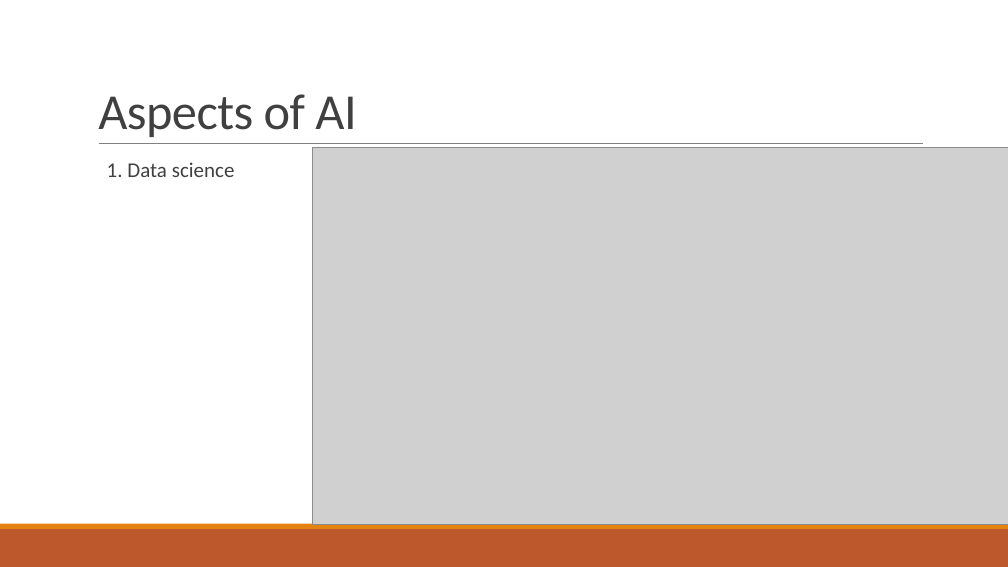
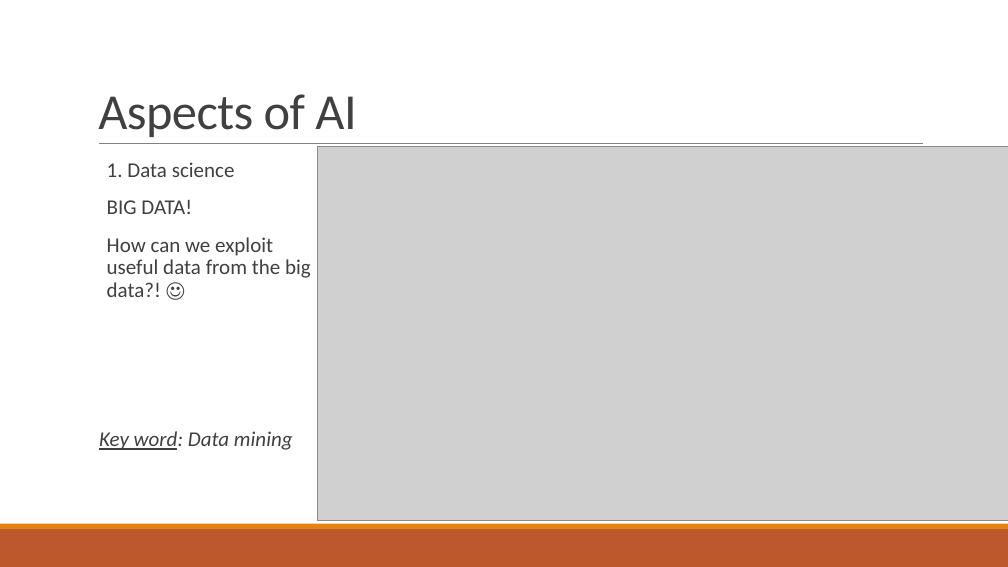
Before and after one commit to dthieu/AI, a slide deck: slide 7 of Machine learning introduction.pptx. Drawn at 1008x567 pixels with LibreOffice and Linux fonts; fonts in the diff are those of the drawing; grey boxes stand for pictures. Boxes give left, top, right and bottom in pixels: in the first picture for what was removed or moved away, otherwise in the second. Text is boxed around its words. In the diff, an @@ line names an element or a change of style, - is before the commit and + after.

```diff
--- a/Machine learning introduction.pptx
+++ b/Machine learning introduction.pptx
@@ picture: place and size @@
-picture at <box>313,147,1008,525</box>
+picture at <box>318,146,1008,520</box>
@@ text at <box>99,200,311,450</box>: paragraphs added @@
+  BIG DATA!
+  How can we exploit useful data from the big data?! ☺
+Key word: Data mining
```
Also in this commit, not shown: 6 other slides changed, 6 slides added, 1 slide removed.
